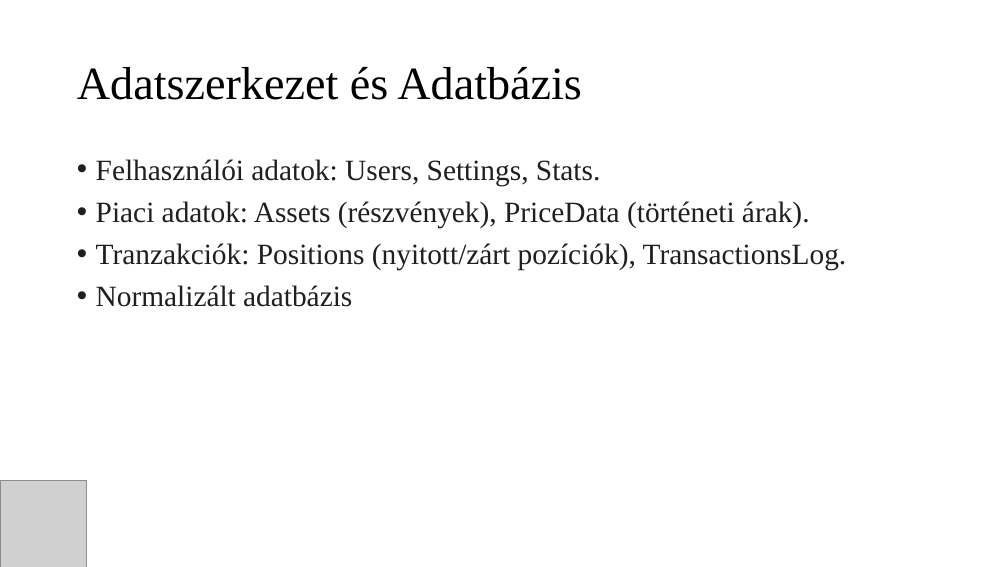
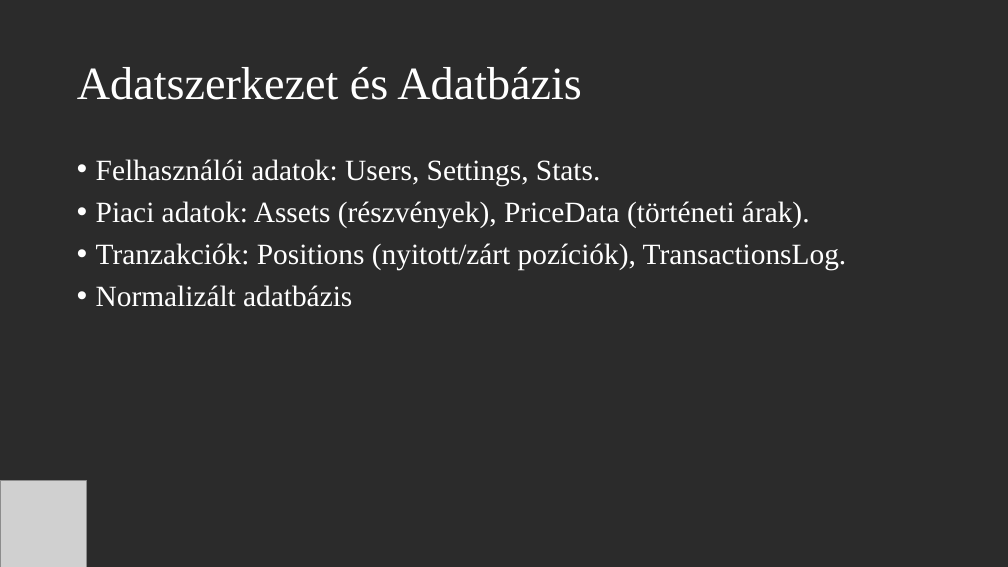
Before and after one commit to ZsigoRobert0/13_S2_3_vizsgaremek, a slide deck: slide 6 of Dokumentáció/StockMaster_Prezentacio.pptx. Drawn at 1008x567 pixels with LibreOffice and Linux fonts; fonts in the diff are those of the drawing; grey boxes stand for pictures; background and template pictures are left out; a plain dark background stands for a picture behind light text. Boxes give left, top, right and bottom in pixels: in the first picture for what was removed or moved away, otherwise in the second. Text is boxed around its words. In the diff, an @@ line names an element or a change of style, - is before the commit and + after.

```diff
--- a/Dokumentáció/StockMaster_Prezentacio.pptx
+++ b/Dokumentáció/StockMaster_Prezentacio.pptx
@@ background #FFFFFF to picture (left out) @@
@@ title "Adatszerkezet és Adatbázis" at box(77, 67, 582, 100): text colour #000000 to #FFFFFF @@
@@ text "Felhasználói adatok: Users, Settings, Stats." at box(96, 159, 847, 307): text colour #1F1F1F to #FFFFFF @@
```
Also in this commit, not shown: 10 other slides changed, 2 slides added, 2 slides removed.
